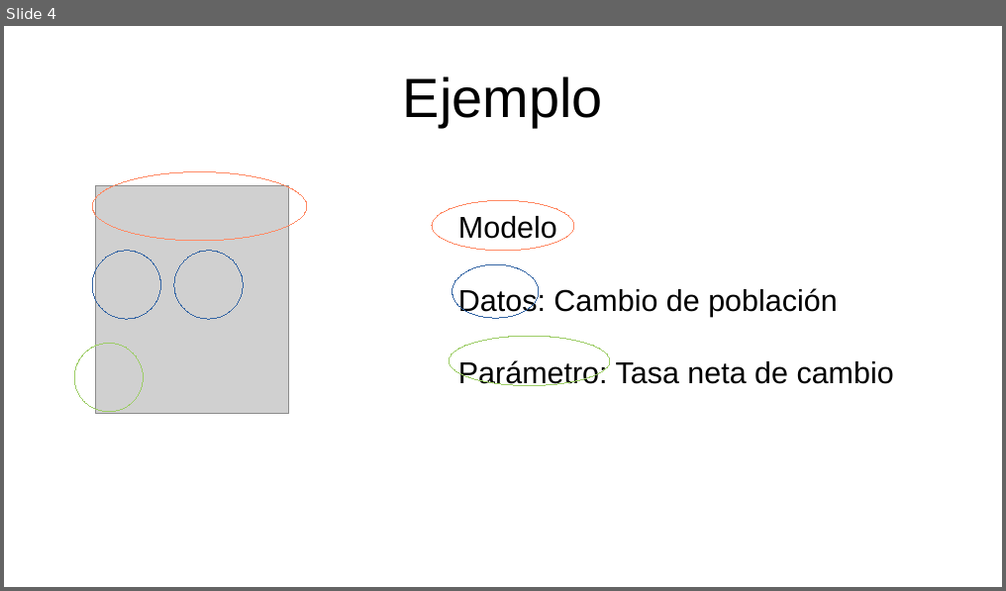
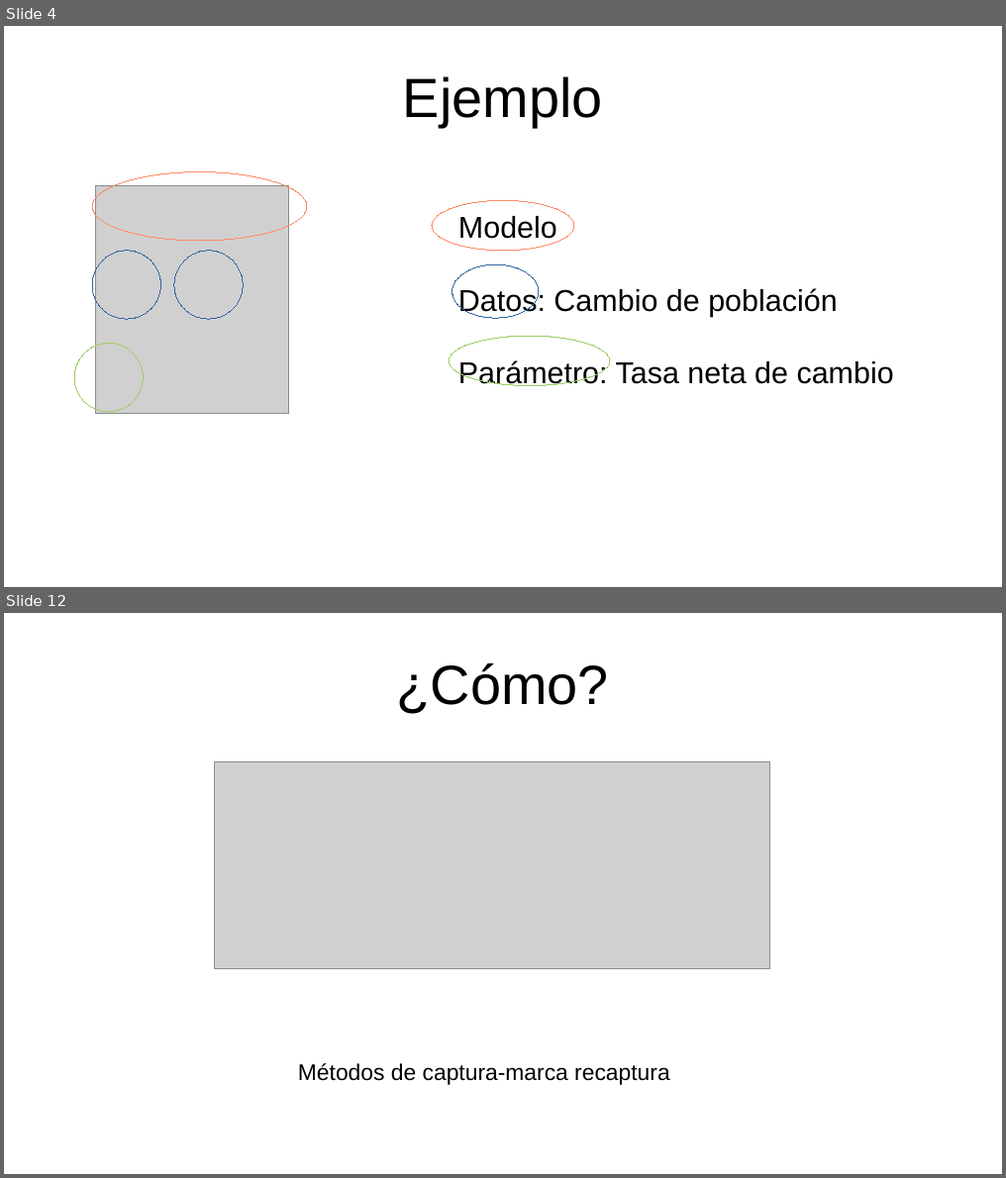
Before and after one commit to gerardommc/Ecologia-poblaciones, a slide deck: Unidad-2/Estimacion-tamano.odp. Shown one above the other, each under a label of ours: slide 4 before the commit, slides 4 and 12 after it; the slides between them are not shown. The pictures are 1006x591 and 1006x1178 pixels, drawn with LibreOffice and Linux fonts; fonts in the diff are those of the drawing; grey boxes stand for pictures. Boxes give left, top, right and bottom in pixels: in the first picture for what was removed or moved away, otherwise in the second. Text is boxed around its words. In the diff, an @@ line names an element or a change of style, - is before the commit and + after.

```diff
--- a/Unidad-2/Estimacion-tamano.odp
+++ b/Unidad-2/Estimacion-tamano.odp
@@ slide 12 added at (4, 613, 1002, 1174), background #FFFFFF @@
@@ title added at (397, 663, 609, 714), 44 pt, text #000000 @@
+¿Cómo?
@@ picture added at (215, 762, 771, 969) @@
@@ text added at (298, 1063, 670, 1085), 18 pt, text #000000 @@
+Métodos de captura-marca recaptura
```
Also in this commit, not shown: 7 other slides added, 1 slide removed, 11 other files.
